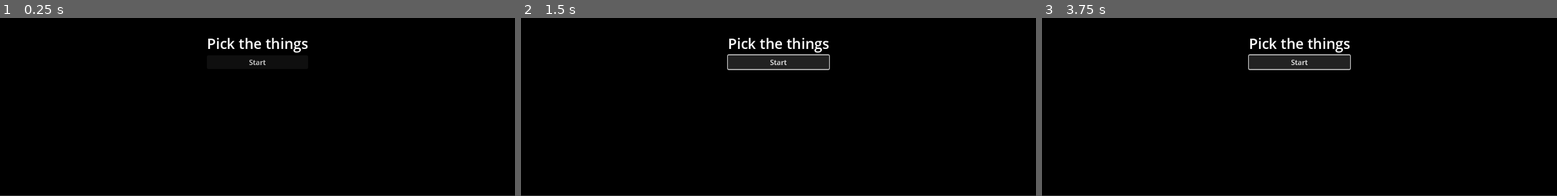
Above: before the commit, frames 1-3 (left to right).
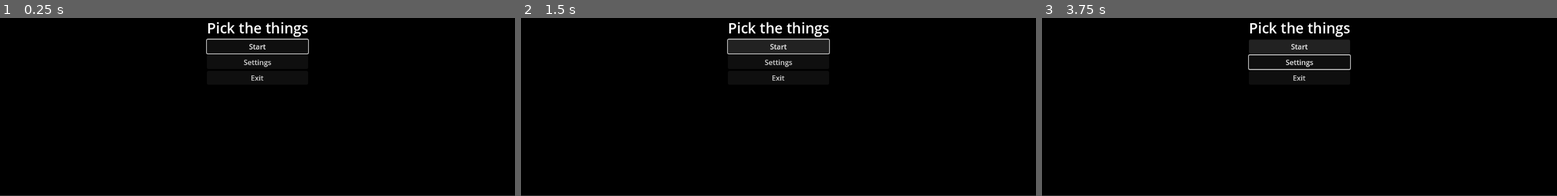
Above: after the commit, the same moments.

Repository: tfcb93/pick-up-the-things
Game: Godot game, scene res://Scenes/Start_screen.tscn
Two runs of this game, one before a commit and one after it. Both use one fixed random seed, a clock stepped at 60 frames per second and the inputs below. This scene is started directly instead of the project's main scene.
Inputs (mouse positions are in pixels of both pictures, inside the frame that each line leads up to):
- Up to frame 1 (0.25 s): no input
- Up to frame 2 (1.5 s): click (778, 62) at 0.5 s, where only the run after the commit has a clickable "Settings"; click "Start" at 1.25 s
- Up to frame 3 (3.75 s): click "Start" at 2 s; tap Enter at 2.75 s; hold Right (move_right) 2.78-3.53 s; hold Space (action) 2.78-3.53 s; hold Down (move_back) from 3.53 s (still down); tap Space (action) at 3.6 s

The runs differ from the first frame. In frame 1, 1.6% of the frame differs, in the area x 39-61%, y 2-36%; in frame 2, 2.7%; in frame 3, 2.2%.

Commit message:
adds... a bunch of stuff

Diff:
--- a/Scenes/Start_screen.tscn
+++ b/Scenes/Start_screen.tscn
@@ -1,9 +1,12 @@
-[gd_scene load_steps=2 format=3 uid="uid://tm3tp5liyqsi"]
+[gd_scene load_steps=3 format=3 uid="uid://tm3tp5liyqsi"]
+
+[ext_resource type="Script" path="res://Scripts/Start_screen.gd" id="1_0tagd"]
 
 [sub_resource type="LabelSettings" id="LabelSettings_0tmt6"]
 font_size = 32
 
 [node name="CanvasLayer" type="CanvasLayer"]
+script = ExtResource("1_0tagd")
 
 [node name="ColorRect" type="ColorRect" parent="."]
 offset_right = 1152.0
@@ -28,6 +31,21 @@
 text = "Pick the things"
 label_settings = SubResource("LabelSettings_0tmt6")
 
-[node name="Button" type="Button" parent="VBoxContainer"]
+[node name="ButtonContainer" type="VBoxContainer" parent="VBoxContainer"]
+layout_mode = 2
+
+[node name="Start Button" type="Button" parent="VBoxContainer/ButtonContainer"]
 layout_mode = 2
 text = "Start"
+
+[node name="Settings Button" type="Button" parent="VBoxContainer/ButtonContainer"]
+layout_mode = 2
+text = "Settings"
+
+[node name="Exit Button" type="Button" parent="VBoxContainer/ButtonContainer"]
+layout_mode = 2
+text = "Exit"
+
+[connection signal="pressed" from="VBoxContainer/ButtonContainer/Start Button" to="." method="_on_start_button_pressed"]
+[connection signal="pressed" from="VBoxContainer/ButtonContainer/Settings Button" to="." method="_on_settings_button_pressed"]
+[connection signal="pressed" from="VBoxContainer/ButtonContainer/Exit Button" to="." method="_on_exit_button_pressed"]
--- /dev/null
+++ b/Scripts/Start_screen.gd
@@ -0,0 +1,43 @@
+extends CanvasLayer
+
+var buttonChildren;
+var buttonTreeIndex := 0;
+var actualButton: Button;
+var buttonChildrenSize: int;
+
+func _ready() -> void:
+	buttonChildren = $VBoxContainer/ButtonContainer.get_children();
+	buttonChildrenSize = buttonChildren.size();
+	actualButton = buttonChildren[buttonTreeIndex];
+	actualButton.grab_focus();
+
+func _input(event: InputEvent) -> void:
+	if event.is_action_pressed("move_forward"):
+		buttonTreeIndex = changeFocusIndex(-1);
+		actualButton = buttonChildren[buttonTreeIndex];
+	if event.is_action_pressed("move_back"):
+		buttonTreeIndex = changeFocusIndex(1);
+		actualButton = buttonChildren[buttonTreeIndex]
+	if event.is_action_pressed("action"):
+		print(actualButton);
+
+
+
+func _on_start_button_pressed() -> void:
+	print("Press start");
+
+
+func _on_settings_button_pressed() -> void:
+	print("Press settings");
+
+
+func _on_exit_button_pressed() -> void:
+	print("Press exit");
+
+func changeFocusIndex(val) -> int:
+	if (buttonTreeIndex + val > buttonChildrenSize - 1):
+		return 0;
+	elif (buttonTreeIndex + val < 0):
+		return buttonChildrenSize - 1;
+	else:
+		return buttonTreeIndex + val;
--- a/project.godot
+++ b/project.godot
@@ -28,6 +28,7 @@
 "events": [Object(InputEventKey,"resource_local_to_scene":false,"resource_name":"","device":0,"window_id":0,"alt_presse …(181 unchanged characters)…
 , Object(InputEventKey,"resource_local_to_scene":false,"resource_name":"","device":-1,"window_id":0,"alt_pressed":false,"shift_pressed":false,"ctrl_pressed":false,"meta_pressed":false,"pressed":false,"keycode":0,"physical_keycode":65,"key_label":0,"unicode":97,"echo":false,"script":null)
 , Object(InputEventJoypadMotion,"resource_local_to_scene":false,"resource_name":"","device":-1,"axis":0,"axis_value":-1.0,"script":null)
+, Object(InputEventJoypadButton,"resource_local_to_scene":false,"resource_name":"","device":-1,"button_index":13,"pressure":0.0,"pressed":true,"script":null)
 ]
 }
 move_right={
@@ -35,6 +36,7 @@
 "events": [Object(InputEventKey,"resource_local_to_scene":false,"resource_name":"","device":-1,"window_id":0,"alt_press …(182 unchanged characters)…
 , Object(InputEventKey,"resource_local_to_scene":false,"resource_name":"","device":-1,"window_id":0,"alt_pressed":false,"shift_pressed":false,"ctrl_pressed":false,"meta_pressed":false,"pressed":false,"keycode":0,"physical_keycode":68,"key_label":0,"unicode":100,"echo":false,"script":null)
 , Object(InputEventJoypadMotion,"resource_local_to_scene":false,"resource_name":"","device":-1,"axis":0,"axis_value":1.0,"script":null)
+, Object(InputEventJoypadButton,"resource_local_to_scene":false,"resource_name":"","device":-1,"button_index":14,"pressure":0.0,"pressed":true,"script":null)
 ]
 }
 move_forward={
@@ -42,6 +44,7 @@
 "events": [Object(InputEventKey,"resource_local_to_scene":false,"resource_name":"","device":-1,"window_id":0,"alt_press …(182 unchanged characters)…
 , Object(InputEventKey,"resource_local_to_scene":false,"resource_name":"","device":-1,"window_id":0,"alt_pressed":false,"shift_pressed":false,"ctrl_pressed":false,"meta_pressed":false,"pressed":false,"keycode":0,"physical_keycode":87,"key_label":0,"unicode":119,"echo":false,"script":null)
 , Object(InputEventJoypadMotion,"resource_local_to_scene":false,"resource_name":"","device":-1,"axis":1,"axis_value":-1.0,"script":null)
+, Object(InputEventJoypadButton,"resource_local_to_scene":false,"resource_name":"","device":-1,"button_index":11,"pressure":0.0,"pressed":true,"script":null)
 ]
 }
 move_back={
@@ -49,6 +52,7 @@
 "events": [Object(InputEventKey,"resource_local_to_scene":false,"resource_name":"","device":-1,"window_id":0,"alt_press …(182 unchanged characters)…
 , Object(InputEventKey,"resource_local_to_scene":false,"resource_name":"","device":-1,"window_id":0,"alt_pressed":false,"shift_pressed":false,"ctrl_pressed":false,"meta_pressed":false,"pressed":false,"keycode":0,"physical_keycode":83,"key_label":0,"unicode":115,"echo":false,"script":null)
 , Object(InputEventJoypadMotion,"resource_local_to_scene":false,"resource_name":"","device":-1,"axis":1,"axis_value":1.0,"script":null)
+, Object(InputEventJoypadButton,"resource_local_to_scene":false,"resource_name":"","device":-1,"button_index":12,"pressure":0.0,"pressed":true,"script":null)
 ]
 }
 action={
